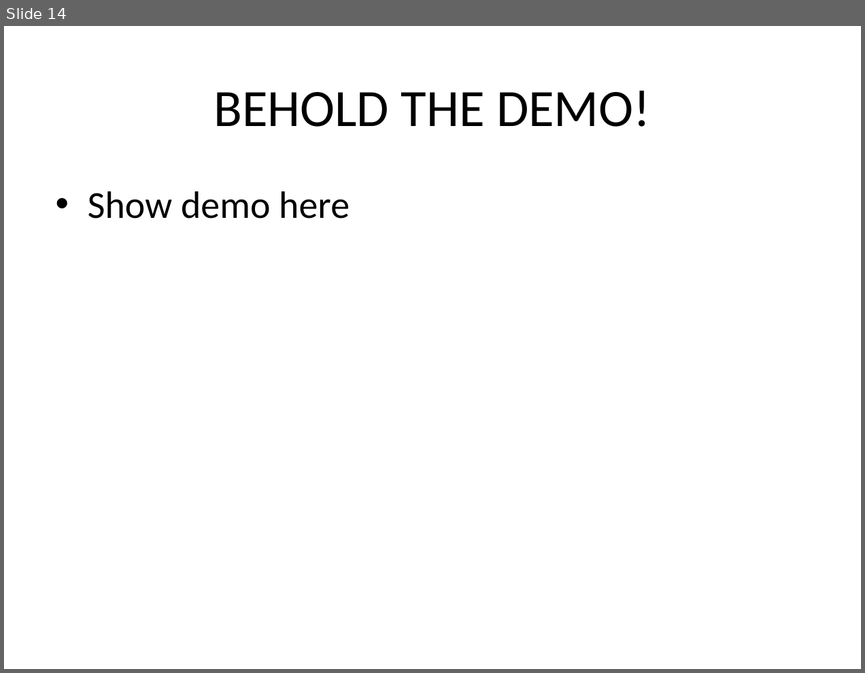
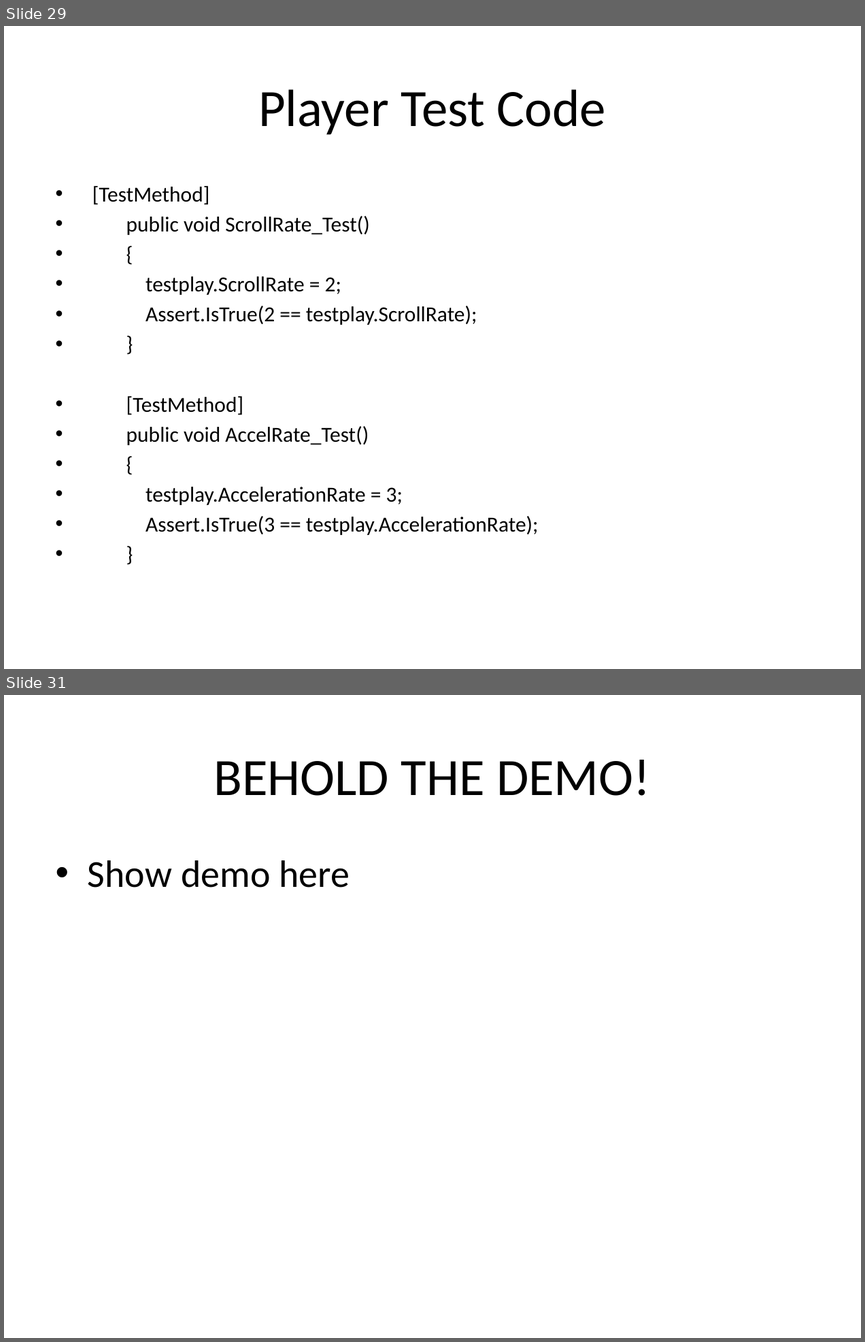
Before and after one commit to csce3513/Team15, a slide deck: Project Starfighter 1.0.pptx. Shown one above the other, each under a label of ours: slide 14 before the commit, slides 29 and 31 after it; the slides between them are not shown. The pictures are 865x673 and 865x1342 pixels, drawn with LibreOffice and Linux fonts; fonts in the diff are those of the drawing; background and template pictures are left out. Boxes give left, top, right and bottom in pixels: in the first picture for what was removed or moved away, otherwise in the second. Text is boxed around its words. In the diff, an @@ line names an element or a change of style, - is before the commit and + after.

```diff
--- a/Project Starfighter 1.0.pptx
+++ b/Project Starfighter 1.0.pptx
@@ slide 29 added at [4,26,861,669], background picture (left out) @@
@@ title added at [258,89,606,135], 44 pt, text #000000 @@
+Player Test Code
@@ text added at [92,186,538,535], 18 pt, text #000000 @@
+• [TestMethod]
+• public void ScrollRate_Test()
+• {
+• testplay.ScrollRate = 2;
+• Assert.IsTrue(2 == testplay.ScrollRate);
+• }
+• [TestMethod]
+• public void AccelRate_Test()
+• {
+• testplay.AccelerationRate = 3;
+• Assert.IsTrue(3 == testplay.AccelerationRate);
+• }
@@ what was slide 14 is now slide 31 @@
```
Also in this commit, not shown: 16 other slides added.
